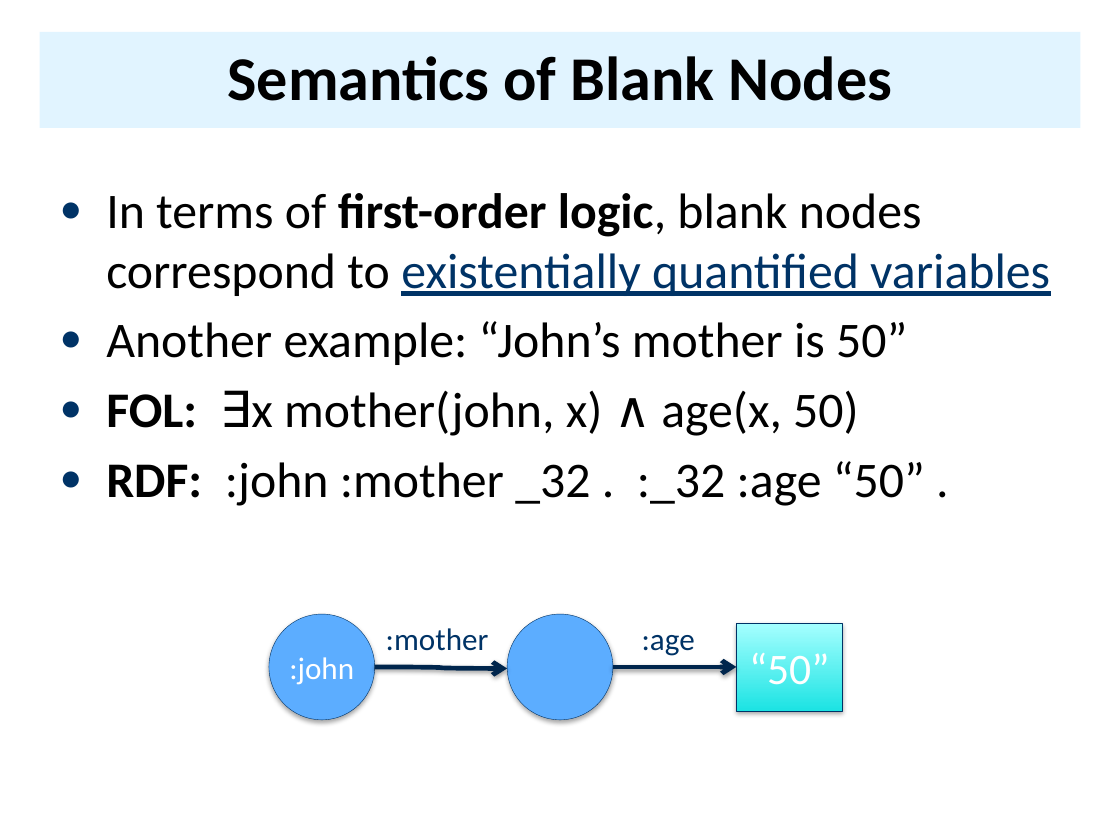
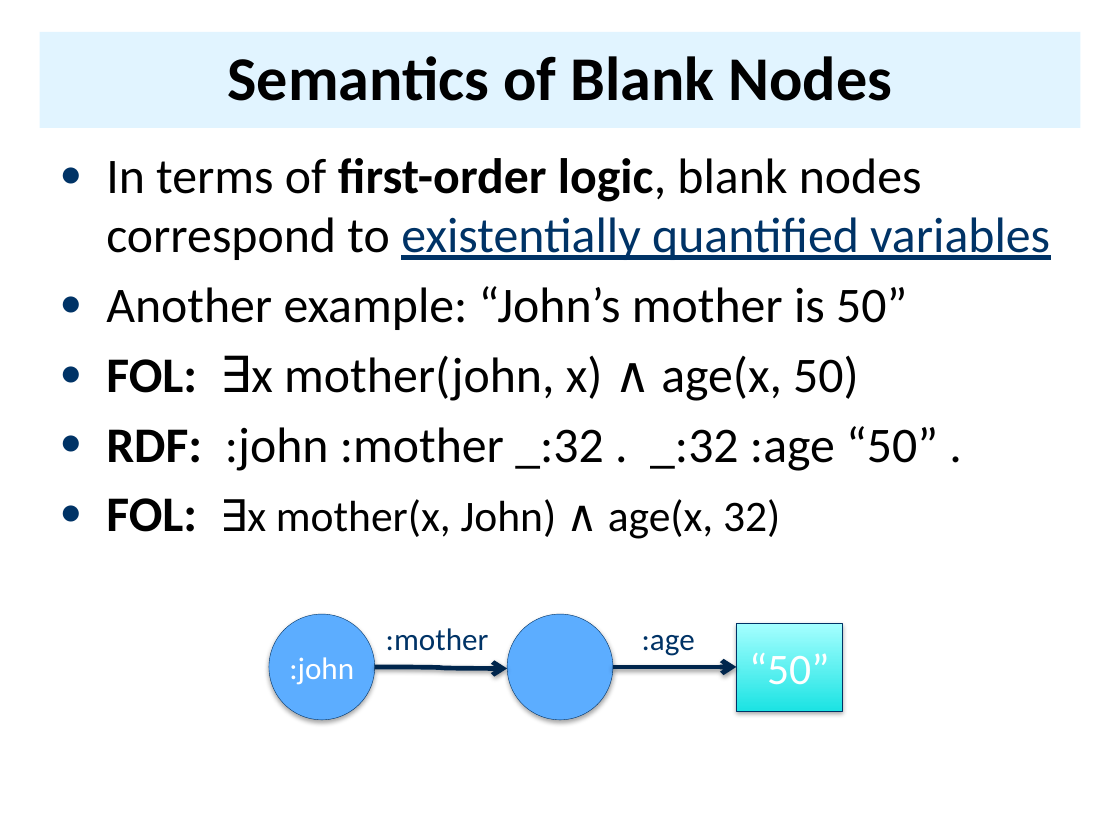
Before and after one commit to UMBC-CMSC-491-691-F19-Knowledge-Graphs/class_material, a slide deck: slide 13 of notes/04_rdf/04rdfSyntax2.pptx. Drawn at 1120x840 pixels with LibreOffice and Linux fonts; fonts in the diff are those of the drawing. Boxes give left, top, right and bottom in pixels: in the first picture for what was removed or moved away, otherwise in the second. Text is boxed around its words. In the diff, an @@ line names an element or a change of style, - is before the commit and + after.

```diff
--- a/notes/04_rdf/04rdfSyntax2.pptx
+++ b/notes/04_rdf/04rdfSyntax2.pptx
@@ text "In terms of first-order logic, ...": place and size @@
-text "In terms of first-order logic, ..." at [106, 193, 1050, 506]
+text "In terms of first-order logic, ..." at [106, 158, 1050, 539]
@@ text at [106, 426, 938, 539]: text changed @@
-● RDF: :john :mother _32 . :_32 :age “50” .
+● RDF: :john :mother _:32 . _:32 :age “50” .
+● FOL: ∃x mother(x, John) ∧ age(x, 32)
```
Also in this commit, not shown: 2 other slides changed, 1 slide removed, 1 other file.
